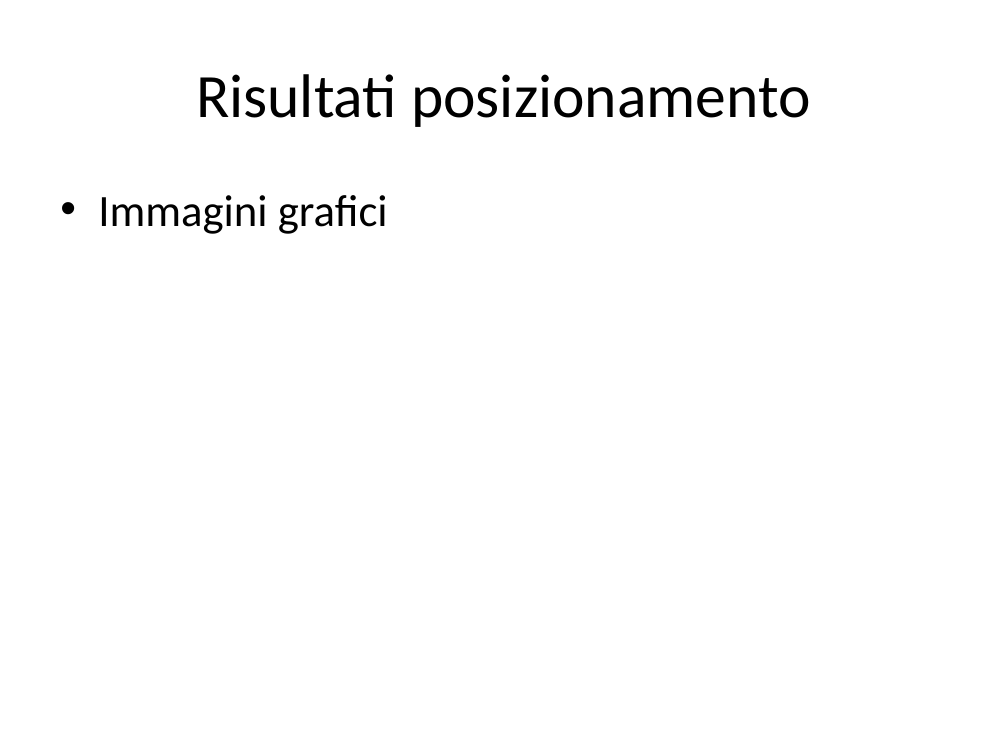
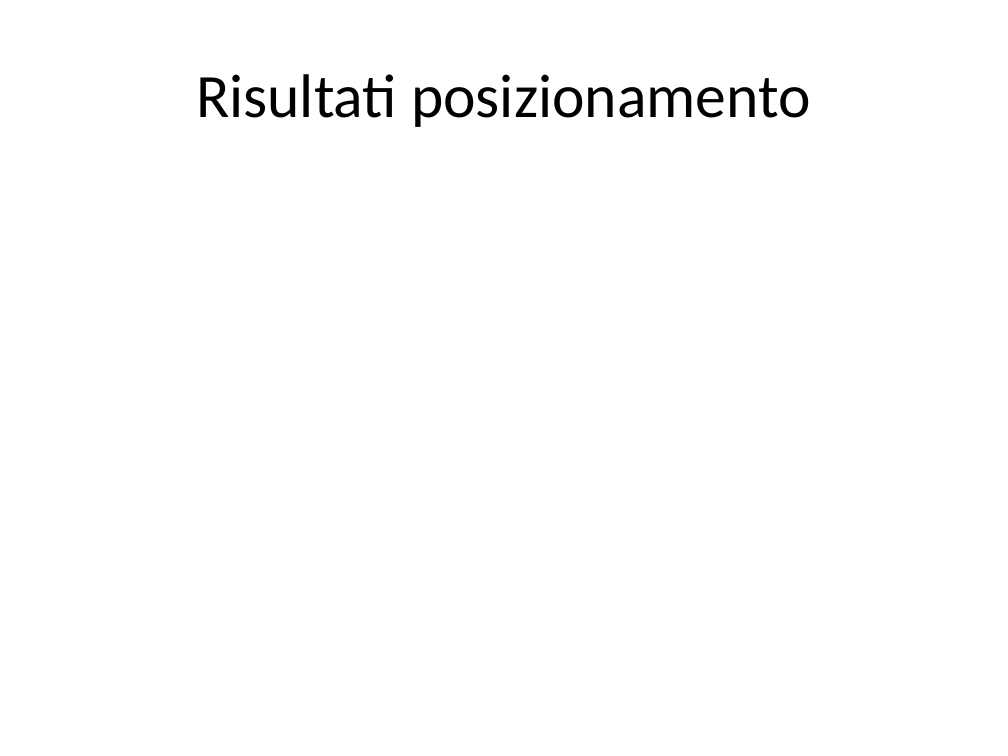
Before and after one commit to silviagreen/Telesweaver, a slide deck: slide 4 of WORKSHOP GESTIONE/presentazione/silvia.pptx. Drawn at 1008x756 pixels with LibreOffice and Linux fonts; fonts in the diff are those of the drawing. Boxes give left, top, right and bottom in pixels: in the first picture for what was removed or moved away, otherwise in the second. Text is boxed around its words. In the diff, an @@ line names an element or a change of style, - is before the commit and + after.

Commit message:
sistemate personae e presentazione

```diff
--- a/WORKSHOP GESTIONE/presentazione/silvia.pptx
+++ b/WORKSHOP GESTIONE/presentazione/silvia.pptx
@@ text removed at (98, 195, 388, 234) @@
-• Immagini grafici
```
Also in this commit, not shown: 4 other files.
